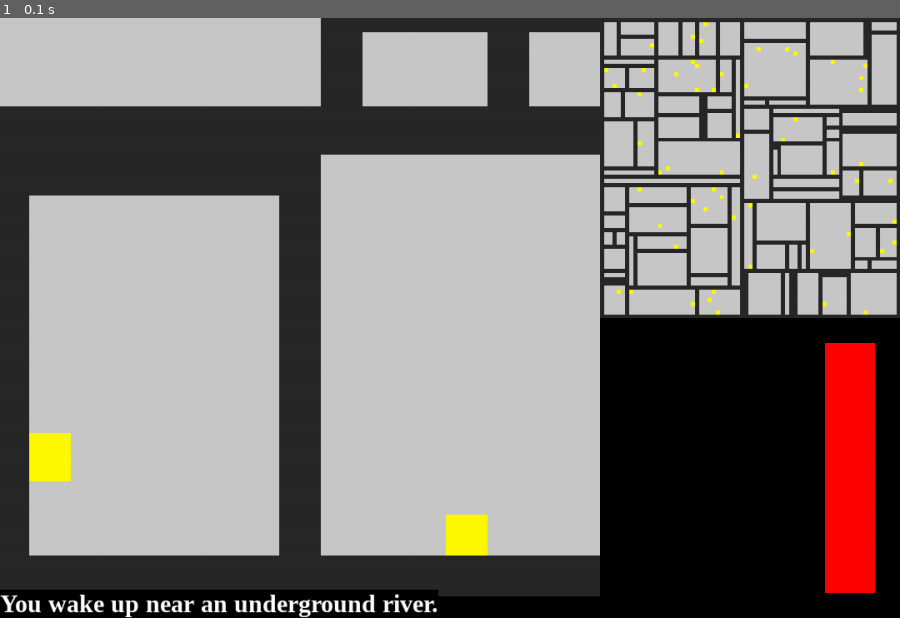
Above: before the commit, frame 1.
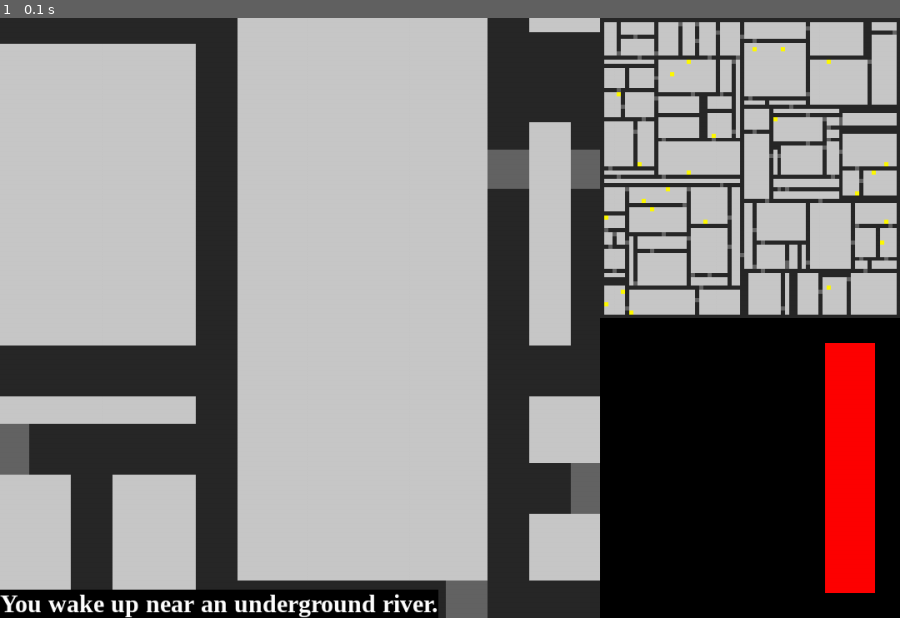
Above: after the commit, the same moment.

Repository: abuchele/DungeonCrawler
Game: pygame game, started from dungeonGraphics.py
The game is run twice, just before and just after one commit, with the same random seed, the same clock (stepped at 60 frames per second) and the same inputs. The source is Python 2; it was converted automatically to run under Python 3.
Inputs:
- Up to frame 1 (0.1 s): no input

The runs differ from the first frame. In frame 1, 31% of the frame differs, in the area x 0-100%, y 0-100%.

Commit message:
Tweaked some algorithms, made loot more reliable, cropped some pictures, and some other stuff.

Diff:
--- a/Dungeon.py
+++ b/Dungeon.py
@@ -9,32 +9,42 @@
 	def __init__(self, w, h, method):
 		if method == "basic":
 			self.grid = dga.generateBasic(w/8,h/8,w/16,h/16,8)
+			dga.placeTreasure(0.003, self.grid)
 		elif method == "panel":
 			self.grid = dga.generatePanel(w,h)
+			dga.placeTreasure(0.006, self.grid)
 		elif method == "round":
 			self.grid = dga.generateRound(w,h, 53)
+			dga.placeTreasure(0.007, self.grid)
 		elif method == "halls":
 			self.grid = dga.generateHalls(w,h, 16,16, 10)
+			dga.placeTreasure(0.004, self.grid)
 		elif method == "fastH":
 			self.grid = dga.generateFastH(w,h, 16,16, 12)
+			dga.placeTreasure(0.007, self.grid)
 		elif method == "piece":
 			self.grid = dga.generatePiece(w,h, w*h/10)
+			dga.placeTreasure(0.007, self.grid)
 		elif method == "maze1":
-			self.grid = dga.generateMazes(w,h, 12, 500, 0.5, False)
+			self.grid = dga.generateMazes(w,h, 12, 300, 2, False)
+			dga.placeTreasure(0.003, self.grid)
 		elif method == "maze2":
-			self.grid = dga.generateMazes(w,h, 12, 50, 0.9, True)
+			self.grid = dga.generateMazes(w,h, 12, 80, 3, True)
+			dga.placeTreasure(0.005, self.grid)
 		elif method == "cells":
 			self.grid = dga.generateCells(w,h, 3, 4, 0.33, 3)
+			dga.placeTreasure(0.003, self.grid)
 		elif method == "Rwalk":
 			self.grid = dga.generateRWalk(w,h, 8, 1000)
+			dga.placeTreasure(0.007, self.grid)
 		elif method == "Iwalk":
 			self.grid = dga.generateIWalk(w,h, 4, 1000)
+			dga.placeTreasure(0.007, self.grid)
 		elif method == "rooms":
-			self.grid = dga.generateRooms(w,h, 100, 0.1)
+			self.grid = dga.generateRooms(w,h, 100, 0.5)
+			dga.placeTreasure(0.002, self.grid)
 		else:
 			self.grid = [[]]
-
-		dga.placeTreasure(0.006, self.grid)
 
 		self.nullBlock = Block()
 
@@ -57,6 +67,15 @@
 			return self.nullBlock
 
 
+	def countLoot(self):
+		count = 0
+		for y in range(0,len(self.grid)):
+			for x in range(0,len(self.grid[y])):
+				if type(self.grid[y][x]).__name__ == "Loot":
+					count += 1
+		return count
+
+
 	def getLog(self):
 		return self.last_action
 
--- a/TerrainGeneration.py
+++ b/TerrainGeneration.py
@@ -2,7 +2,8 @@
 from time import sleep
 
 
-for method in ["basic","panel","piece","rooms","Rwalk","cells","maze1","fastH"]:
+for method in ["basic","panel","piece","rooms","Rwalk","cells","maze1","maze2","fastH"]:
 	test = Dungeon(72, 72, method)
 	print test
+	print test.countLoot()
 	sleep(1)
--- a/dungeonGenerationAlgorithms.py
+++ b/dungeonGenerationAlgorithms.py
@@ -45,7 +45,7 @@
 						fineGrid[s*ry+dy][s*rx+dx] = Floor()
 
 			if bigGrid[ry][rx].left == "door":	# finish the walls
-				fineGrid[s*ry+rng.randint(1,s-1)][s*rx] = Door()
+				fineGrid[s*ry+rng.randint(1,s-1)][s*rx] = Door(False)
 			elif bigGrid[ry][rx].left == "open":
 				for dy in range(1,s):
 					fineGrid[s*ry+dy][s*rx] = Floor()
@@ -53,7 +53,7 @@
 				for dy in range(1,s):
 					fineGrid[s*ry+dy][s*rx] = Glass()
 			if bigGrid[ry][rx].top == "door":
-				fineGrid[s*ry][s*rx+rng.randint(1,s-1)] = Door()
+				fineGrid[s*ry][s*rx+rng.randint(1,s-1)] = Door(False)
 			elif bigGrid[ry][rx].top == "open":
 				for dx in range(1,s):
 					fineGrid[s*ry][s*rx+dx] = Floor()
@@ -435,11 +435,13 @@
 
 	for x in range(1,w):
 		for y in range(1,h):
+			if type(grid[y][x]).__name__ == "Door":
+				grid[y][x].open()
 			if grid[y][x].collides:
 				adjWall = [grid[y+p[1]][x+p[0]].collides for p in [(0,1),(0,-1),(1,0),(-1,0)]]
 				if (adjWall[0] and adjWall[1] and not adjWall[2] and not adjWall[3]) or (not adjWall[0] and not adjWall[1] and adjWall[2] and adjWall[3]):
 					if rng.random() < 0.1:
-						grid[y][x] = Door()
+						grid[y][x] = Door(True)
 
 	x = 1
 	while x < w:	# fill in all dead ends
@@ -459,13 +461,13 @@
 	return grid
 
 
-def generateMazes(w, h, s, n, c, mazeAlg):
+def generateMazes(w, h, s, n, doors, mazeAlg):
 	"""
 	generates a dungeon comprised of rooms and mazes
 	w, h = the dimensions of the dungeon
 	s = the maximum room size
 	n = the approximate number of rooms (actual number will be somewhat less)
-	c = a number that makes more unnecessary doors
+	doors = a number that makes more unnecessary doors
 	mazeAlg = True for random breadth-first-search, False for random depth-first-search
 	"""
 	sr = (s-1)/2	# gets the odd "root" of s
@@ -513,14 +515,10 @@
 							importantWalls.append((x, y, regions[grid[y+1][x].region], regions[grid[y-1][x].region]))
 						if not grid[y][x+1].collides and not grid[y][x-1].collides and (regions[grid[y][x+1].region]!=regions[grid[y][x-1].region]):
 							importantWalls.append((x, y, regions[grid[y][x+1].region], regions[grid[y][x-1].region]))
-		if rng.random() < c:	# there is a chance to knock out more doors than necessary
-			doors = 2
-		else:
-			doors = 1
 		for iterationVariable in range(doors):
 			if len(importantWalls) > 0:
 				x,y,r1,r2 = rng.choice(importantWalls)
-				grid[y][x] = Door()
+				grid[y][x] = Door(True)
 				for i in range(regionN):	# knock out a door and unite the two regions
 					if regions[i] == r1:
 						regions[i] = r2
@@ -658,12 +656,12 @@
 	return grid
 
 
-def generateRooms(w, h, n, p):
+def generateRooms(w, h, n, c):
 	"""
 	generates a dungeon composed entirely of rectangular rooms connected by doorways
 	w, h = the dimensions of the dungeon
 	n = the approximate number of walls to draw
-	p = a number from 0-1 that makes rooms more interconnected
+	c = a number from 0-1 that makes rooms more interconnected
 	"""
 	grid = []
 	for y in range(0,h+1):
@@ -687,12 +685,6 @@
 		x0 = rng.randint(2,w-2)
 		y0 = rng.randint(2,h-2)
 		okay = True
-		"""for adj in [grid[y0+dy][x0+dx] for dy in [-2,-1,0,1,2] for dx in [-2,-1,0,1,2]]:
-			if adj.collides:	# walls may not form too close to other walls
-				okay = False
-				break
-		if not okay:
-			continue"""
 		x1 = x0
 		while not grid[y0][x1].collides:	# checks the horizontal room we have to work with
 			x1 = x1+1
@@ -707,10 +699,39 @@
 			y2 = y2-1
 		if x1-x2 < y1-y2 or (x1-x2 == y1-y2 and rng.random() < 0.5):	# draws the shorter wall here
 			for x in range(x2,x1):
-				grid[y0][x] = Brick()
+				grid[y0][x] = Brick()			# draw a horizontal line
+				for y in range(y0,y1):			# and update regions accordingly
+					grid[y][x].region = regionN
 		else:
 			for y in range(y2,y1):
-				grid[y][x0] = Brick()
+				grid[y][x0] = Brick()			# draw a vertical line
+				for x in range(x0,x1):			# and update regions accordingly
+					grid[y][x].region = regionN
+		regionN += 1
+
+	regions = range(regionN)	# keeps track of which regions have united (the goal is all of them)
+	importantWalls = [0]
+	while len(importantWalls) > 0:	# while there are rooms that need to be connected
+		importantWalls = []
+		for x in range(1,w):
+			for y in range(1,h):
+				if grid[y][x].collides:
+					if not grid[y+1][x].collides and not grid[y-1][x].collides and (regions[grid[y+1][x].region]!=regions[grid[y-1][x].region]):
+						importantWalls.append((x, y, regions[grid[y+1][x].region], regions[grid[y-1][x].region]))
+					if not grid[y][x+1].collides and not grid[y][x-1].collides and (regions[grid[y][x+1].region]!=regions[grid[y][x-1].region]):
+						importantWalls.append((x, y, regions[grid[y][x+1].region], regions[grid[y][x-1].region]))
+		if rng.random() < c:	# there is a chance to knock out more doors than necessary
+			doors = 2
+		else:
+			doors = 1
+		for iterationVariable in range(doors):
+			if len(importantWalls) > 0:
+				x,y,r1,r2 = rng.choice(importantWalls)
+				grid[y][x] = Door()
+				grid[y][x].region = r2
+				for i in range(regionN):	# knock out a door and unite the two regions
+					if regions[i] == r1:
+						regions[i] = r2
 	return grid
 
 
--- a/dungeonGraphics.py
+++ b/dungeonGraphics.py
@@ -14,9 +14,9 @@
         self.screen = screen
         self.size = size
         self.dispSize = (size[1],size[1])
-        tht = 0.2
+        tht = 0.3
         self.blockSize = (bs,int(bs*math.cos(tht)),int(bs*math.sin(tht)))
-        self.playerPos = (60,65)
+        self.playerPos = (36,36)
         self.screenBounds = (-int(size[1]/bs/2), int(size[1]/bs/2)+1, -int(size[1]/bs/math.sqrt(2)), int(size[1]/bs/math.sqrt(2)))
         self.bigmap = pygame.Surface((size[0], size[0]))
 
--- a/terrainUtils.py
+++ b/terrainUtils.py
@@ -49,15 +49,23 @@
 
 
 class Door(Block):
-	def __init__(self):
-		self.color = (100,100,100, 255)
-		self.collides = False
+	def __init__(self, open=False):
+		if open:
+			self.color = (160,160,160, 255)
+			self.collides = False
+		else:
+			self.color = (100,100,100, 255)
+			self.collides = True
 		self.transparent = False
 		self.raised = True
 
 	def __str__(self):
 		return "/\\"
 
+	def open(self):
+		self.color = (160,160,160, 255)
+		self.collides = False
+
 
 class Lava(Block):
 	def __init__(self):
@@ -94,7 +102,7 @@
 
 class Glass(Block):
 	def __init__(self):
-		self.color = (225,225,225, 100)
+		self.color = (220,220,220, 100)
 		self.collides = True
 		self.transparent = True
 		self.raised = True
@@ -104,7 +112,7 @@
 
 class Metal(Block):
 	def __init__(self):
-		self.color = (150,150,150, 255)
+		self.color = (140,140,140, 255)
 		self.collides = True
 		self.transparent = False
 		self.raised = True
@@ -139,7 +147,7 @@
 		self.contents = contents #contents can be a list of stuff
 
 	def __str__(self):
-		return "{}".format(contents)
+		return "[]"
 
 
 class Node(object):	# used for my A* search in the "halls" algorithm
Binary file added: basicDisplay.png
Binary file added: terrain/Iwalk.png
Binary file added: terrain/Rwalk.png
Binary file added: terrain/basic.png
Binary file added: terrain/cells.png
Binary file added: terrain/halls.png
Binary file added: terrain/maze1.png
Binary file added: terrain/maze2.png
Binary file added: terrain/panel.png
Binary file added: terrain/piece.png
Binary file added: terrain/rooms.png
Binary file added: terrain/round.png
(and 4 more such lines)
